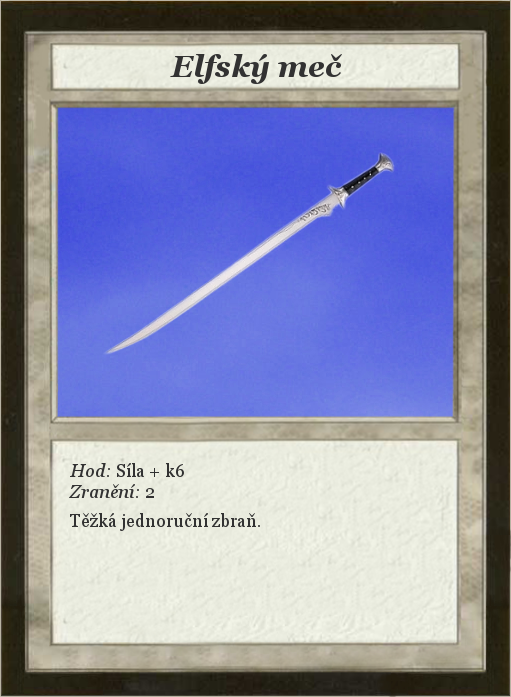
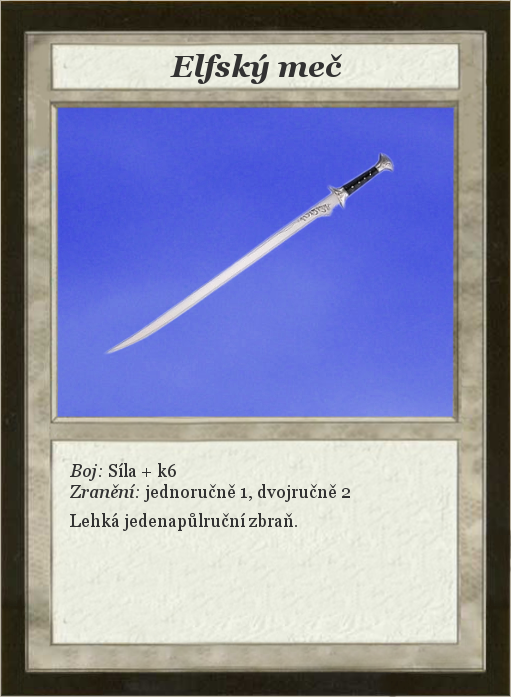
Layer changes from the first 511 × 697 image to the second:
renamed "Hod: Síla + k6 ..." to "Boj: Síla + k6 ...", painted on it over [69,463,350,531]
